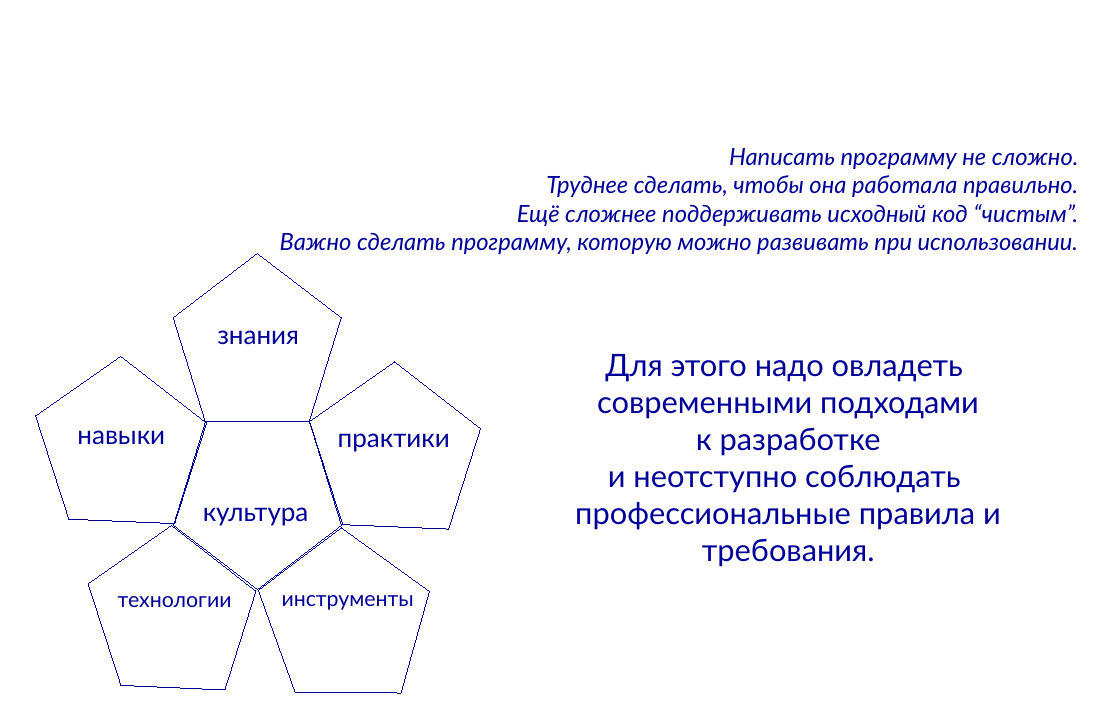
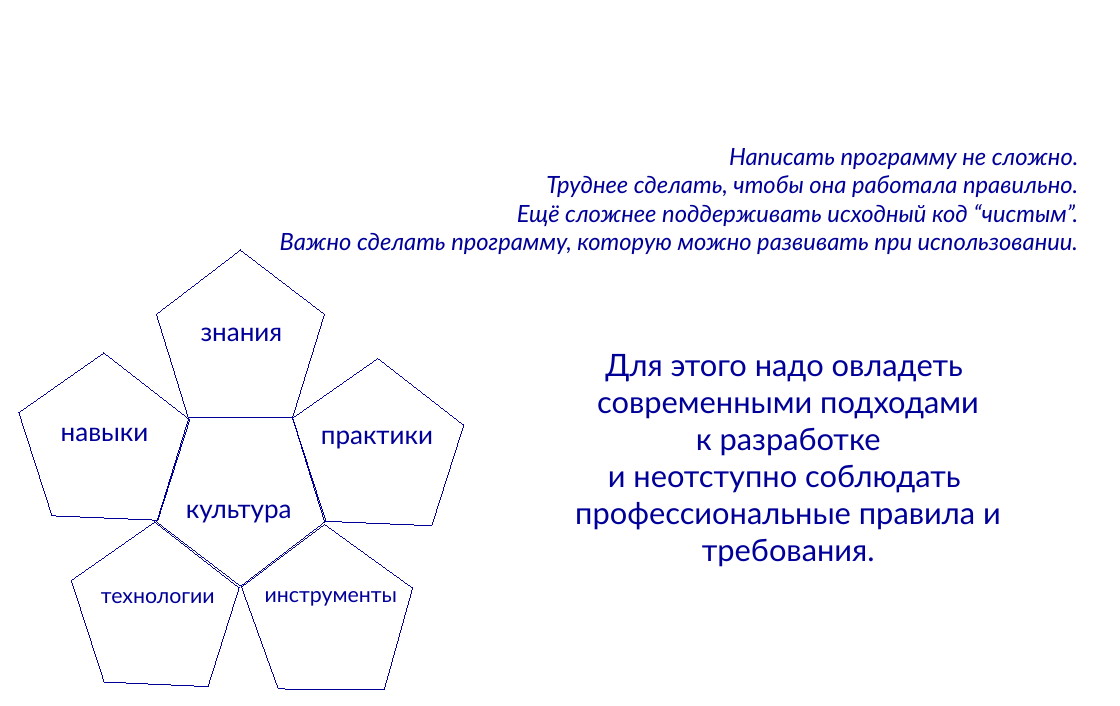
Before and after one commit to mike-shock/Programmers_Club-Caiman, a slide deck: slide 10 of drafts/Software_Craft.odp. Drawn at 1120x706 pixels with LibreOffice and Linux fonts; fonts in the diff are those of the drawing; background and template pictures are left out. Boxes give left, top, right and bottom in pixels: in the first picture for what was removed or moved away, otherwise in the second. Text is boxed around its words. In the diff, an @@ line names an element or a change of style, - is before the commit and + after.

```diff
--- a/drafts/Software_Craft.odp
+++ b/drafts/Software_Craft.odp
@@ 6 texts, 6 pentagons: place and size @@
-6 texts, 6 pentagons at box(10, 254, 518, 706)
+6 texts, 6 pentagons at box(0, 250, 501, 706)
```
Also in this commit, not shown: 1 other slide changed, 1 other file.
